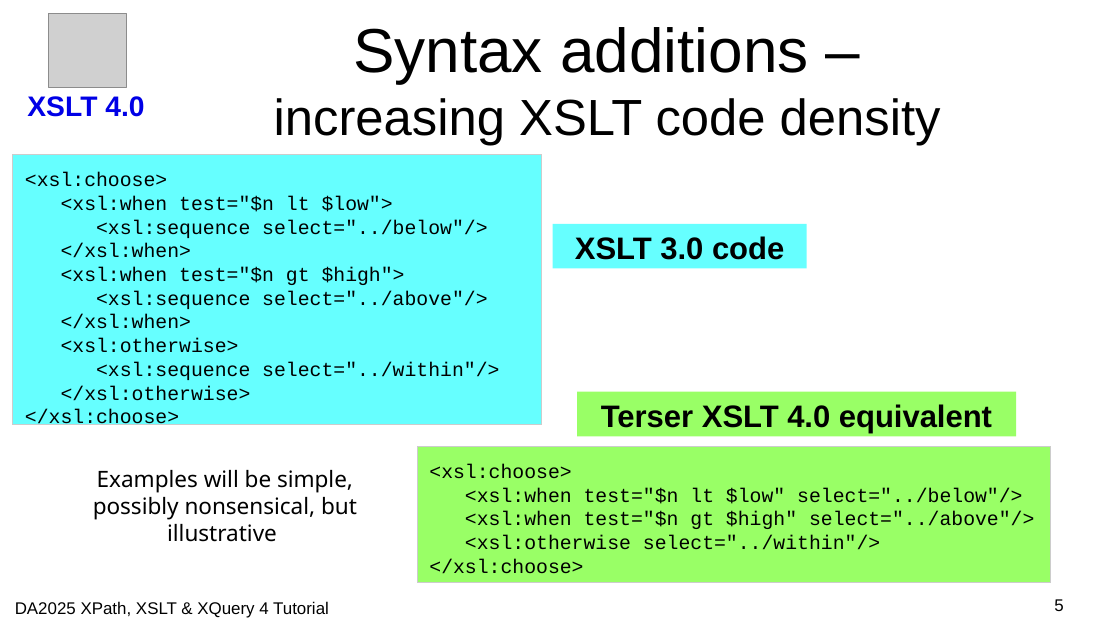
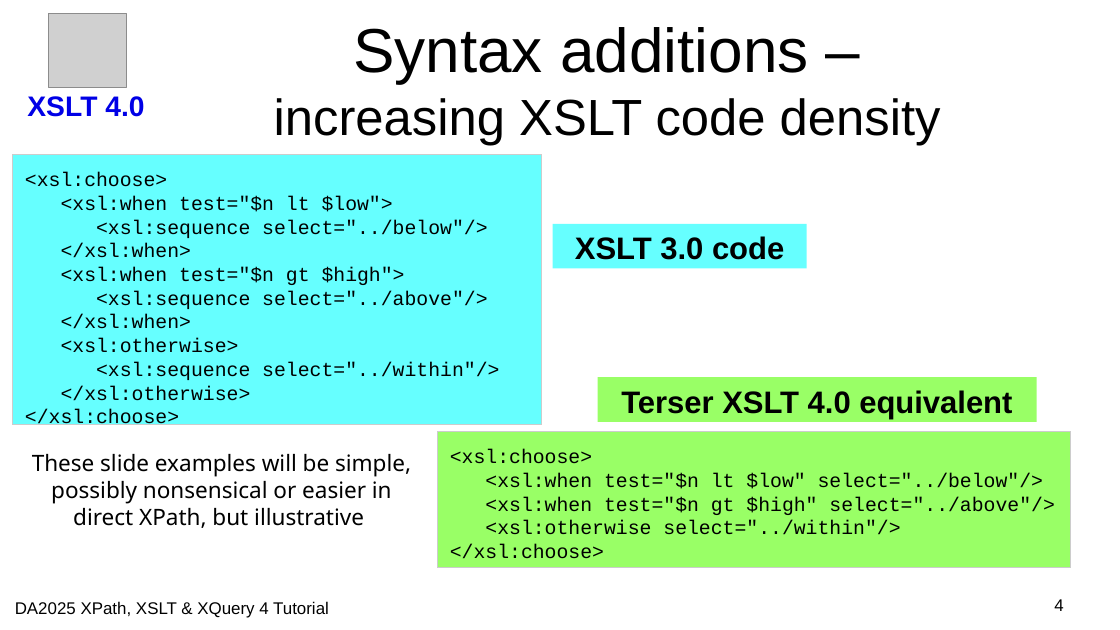
Before and after one commit to johnlumley/johnlumley.github.io, a slide deck: slide 4 of DA2025/slides/QT4-XSLT.odp (slide 5 before the commit). Drawn at 1120x630 pixels with LibreOffice and Linux fonts; fonts in the diff are those of the drawing; grey boxes stand for pictures; background and template pictures are left out. Boxes give left, top, right and bottom in pixels: in the first picture for what was removed or moved away, otherwise in the second. Text is boxed around its words. In the diff, an @@ line names an element or a change of style, - is before the commit and + after.

Commit message:
Updated slidesets for XLST & F&O; incorporation of equivalent functions in XSLT

```diff
--- a/DA2025/slides/QT4-XSLT.odp
+++ b/DA2025/slides/QT4-XSLT.odp
@@ rectangle "Terser XSLT 4.0 equivalent": place and size @@
-rectangle "Terser XSLT 4.0 equivalent" at (577, 392, 1016, 437)
+rectangle "Terser XSLT 4.0 equivalent" at (598, 377, 1037, 422)
@@ rectangle "<xsl:choose>": place and size @@
-rectangle "<xsl:choose>" at (418, 447, 1051, 583)
+rectangle "<xsl:choose>" at (438, 432, 1071, 568)
@@ text at (32, 454, 411, 528): text changed @@
-Examples will be simple, possibly nonsensical, but illustrative
+These slide examples will be simple, possibly nonsensical or easier in direct XPath, but illustrative
@@ page number at (1054, 599, 1063, 611): text changed @@
-5
+4
```
Also in this commit, not shown: 7 other slides changed, 4 slides added, 1 slide removed, 20 other files.
